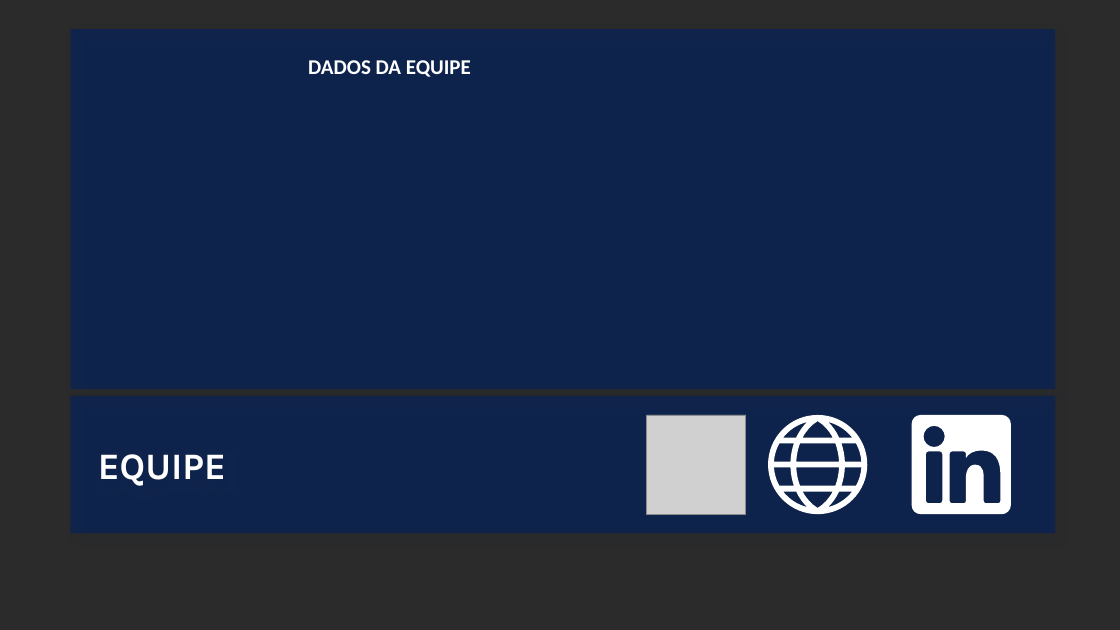
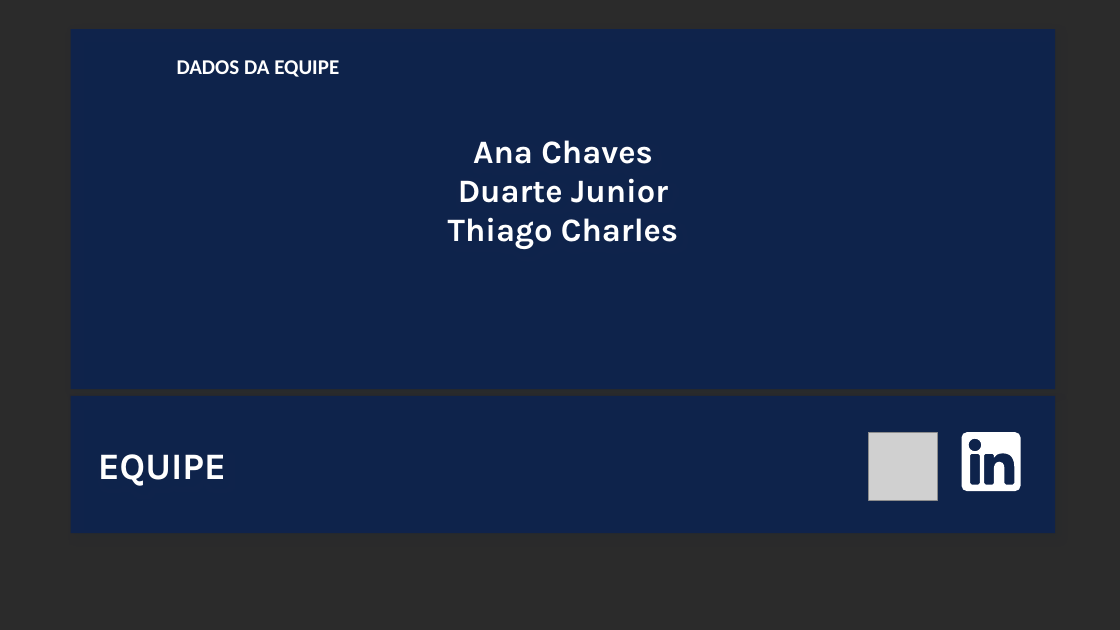
Before and after one commit to duartejr/bootcamp-covid-research, a slide deck: slide 5 of playground/dashboard/COVID.pptx (slide 4 before the commit). Drawn at 1120x630 pixels with LibreOffice and Linux fonts; fonts in the diff are those of the drawing; grey boxes stand for pictures; background and template pictures are left out; a plain dark background stands for a picture behind light text. Boxes give left, top, right and bottom in pixels: in the first picture for what was removed or moved away, otherwise in the second. Text is boxed around its words. In the diff, an @@ line names an element or a change of style, - is before the commit and + after.

```diff
--- a/playground/dashboard/COVID.pptx
+++ b/playground/dashboard/COVID.pptx
@@ text "DADOS DA EQUIPE": place and size @@
-text "DADOS DA EQUIPE" at (308,60,471,77)
+text "DADOS DA EQUIPE" at (177,60,339,77)
@@ text in rounded rectangle at (448,140,678,250): text added @@
+Ana Chaves
+Duarte Junior
+Thiago Charles
@@ picture removed at (647,415,746,514) @@
@@ freeform shape removed at (768,415,867,514) @@
@@ picture added at (869,433,937,501) @@
@@ freeform shape: place and size @@
-freeform shape at (912,415,1011,514)
+freeform shape at (962,433,1021,492)
```
Also in this commit, not shown: 2 other slides changed, 2 slides added, 1 slide removed.
